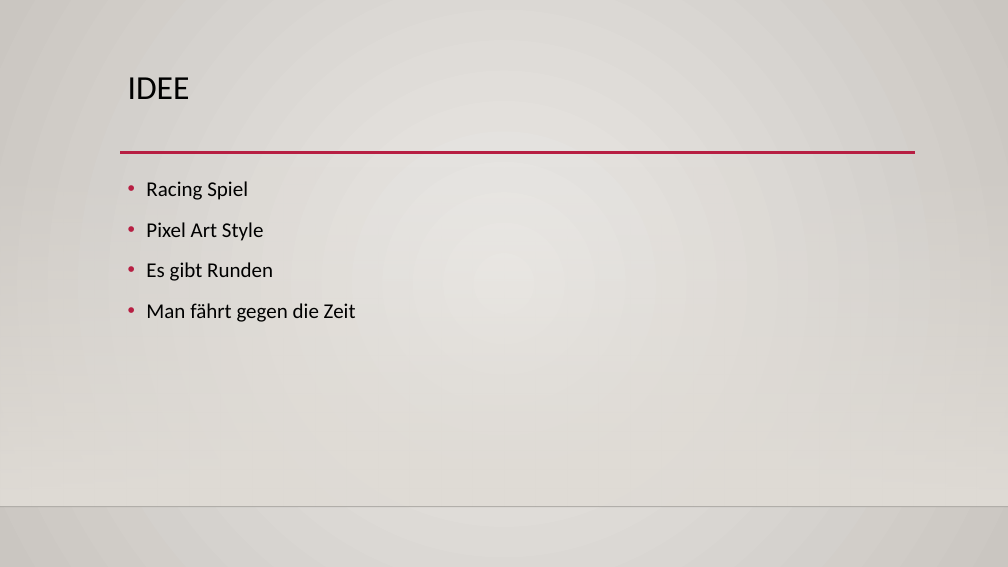
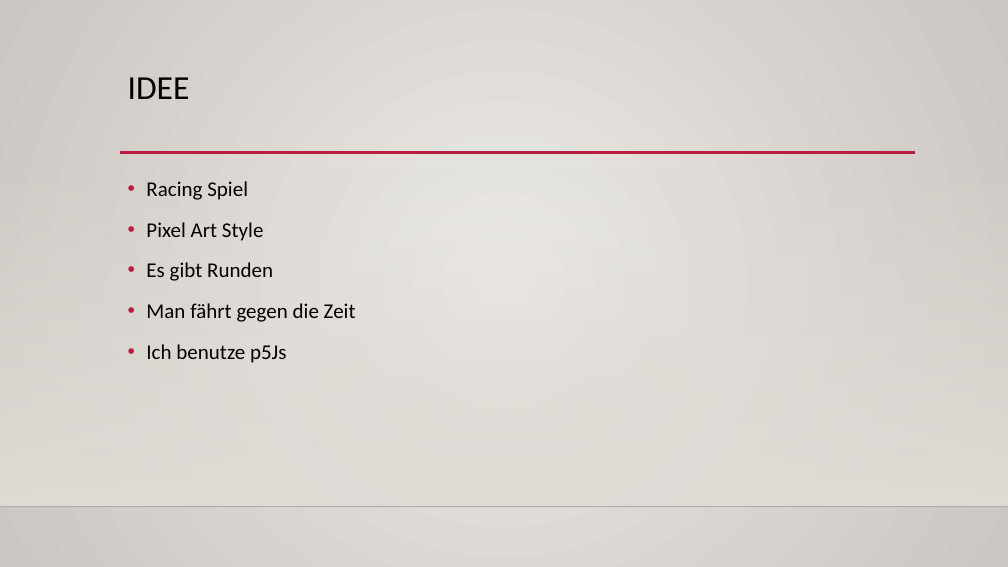
Before and after one commit to OlaPapiGrr/ultimate-pixel-racers, a slide deck: slide 2 of Ultimate Pixel Racers Presi.pptx. Drawn at 1008x567 pixels with LibreOffice and Linux fonts; fonts in the diff are those of the drawing; background and template pictures are left out. Boxes give left, top, right and bottom in pixels: in the first picture for what was removed or moved away, otherwise in the second. Text is boxed around its words. In the diff, an @@ line names an element or a change of style, - is before the commit and + after.

Commit message:
fsd

```diff
--- a/Ultimate Pixel Racers Presi.pptx
+++ b/Ultimate Pixel Racers Presi.pptx
@@ text at bbox=[146, 344, 287, 363]: paragraph added @@
+• Ich benutze p5Js
```
